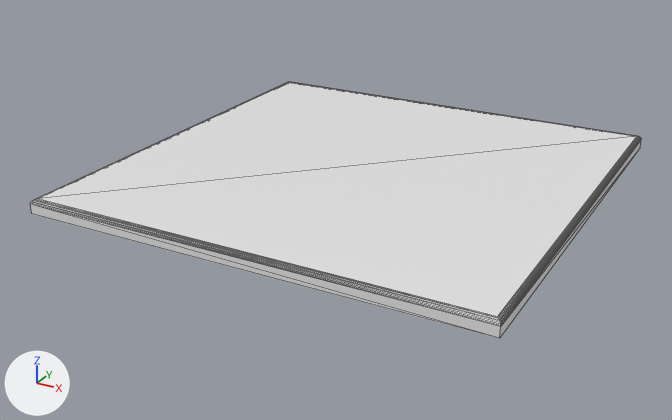
What one commit did to the glTF model models/board.gltf.
Rendered twice from a 50 mm lens placed at (14.1, -27.6, 12.3), pointed at (-0.6, -0.9, -1.0). Every picture has the same lights, and +X, +Y and +Z are marked at lower left. Mesh edges are drawn as thin lines. Vertices at the same position are counted once.

The first picture shows 'board'.
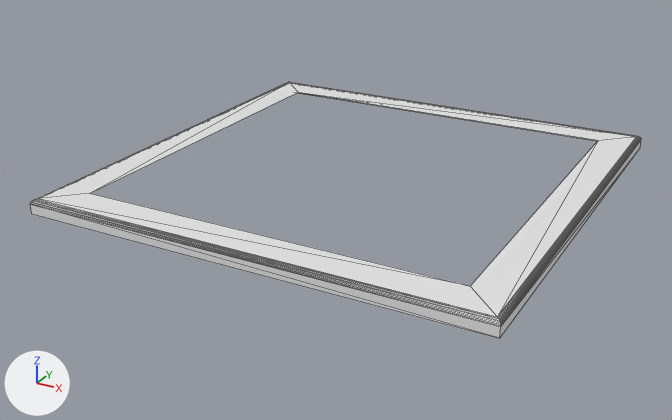
Changed parts and their boxes (x1, y1, x2, y2) in the pictures (672 x 420 px):
part 1 of me_cube, built on
    both: (38, 82, 637, 316)

Patch to the scene script:
```diff
--- a/models/board.gltf.py
+++ b/models/board.gltf.py
@@ me_cube @@
 # used by ob_board; location = (0.0, 0.0, 0.0)
-me_cube.from_pydata(...)  # 40 vertices, 76 faces; spans x -8.0..8.0, y -8.0..8.0, z 0.0..0.5
-me_cube.materials.append(mat_material)  # white #e7e7e7
+me_cube.from_pydata(...)  # 44 vertices, 80 faces; spans x -8.0..8.0, y -8.0..8.0, z 0.0..0.5
+# me_cube part 1
+# 4 faces are deleted
+# 4 vertices are added at (6.7, 6.7, 0.5), (6.7, -6.7, 0.5), (-6.7, 6.7, 0.5), (-6.7, -6.7, 0.5)
+# 8 new faces join them
```
